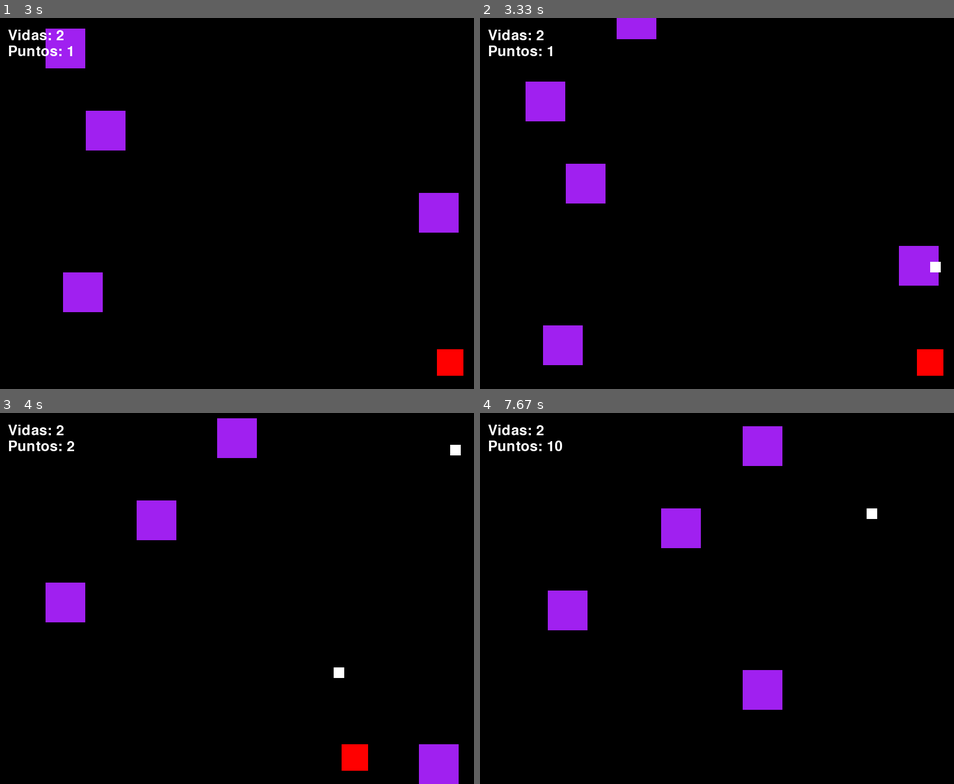
Above: before the commit, frames 1-4 (two rows, left to right).
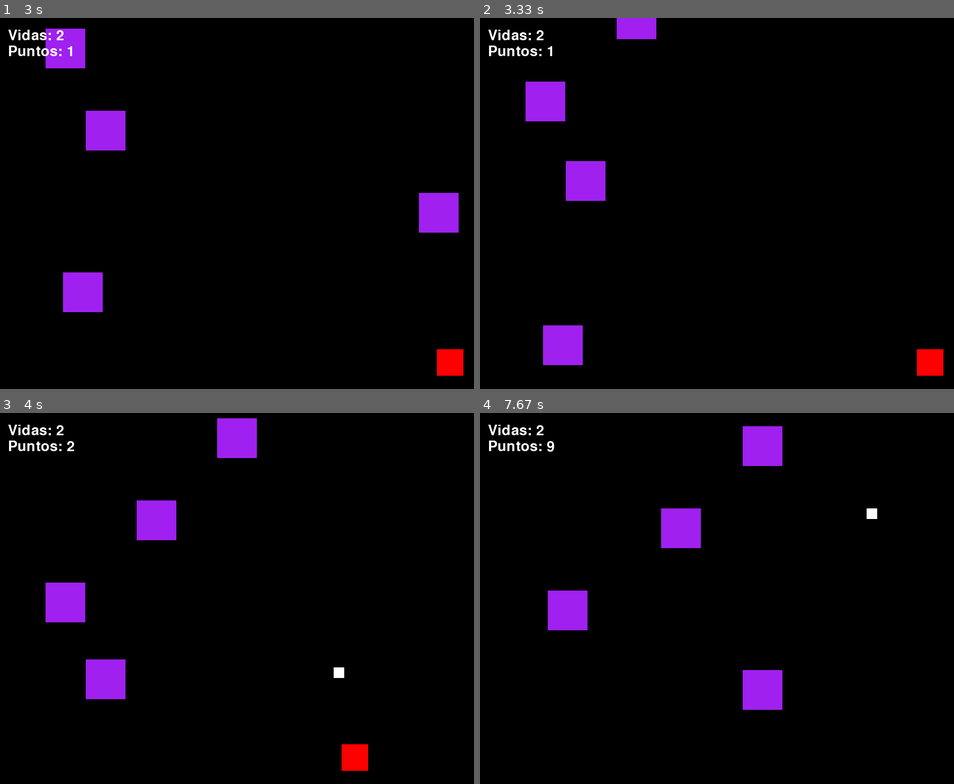
Above: after the commit, the same moments.

Repository: FRANCISCODANIEL03/Proyectos-PYTHON
Game: pygame game, started from JUEGO/pygame1.py
The game is run twice, just before and just after one commit, with the same random seed, the same clock (stepped at 60 frames per second) and the same inputs.
Inputs:
- Up to frame 1 (3 s): hold D 0.33-0.8 s; hold D 0.83-1.3 s; hold A 1.33-1.87 s; hold A 1.9-2.3 s; hold D 2.33-2.97 s
- Up to frame 2 (3.33 s): tap Space at 3 s
- Up to frame 3 (4 s): hold A 3.33-3.8 s; tap Space at 3.4, 3.7, 3.9 s; hold D from 3.83 s (still down)
- Up to frame 4 (7.67 s): tap Space at 4.2, 4.4, 4.7, 4.9, 5.2, 5.47, 5.77, 5.9, 6.2, 6.57, 6.87, 7.07, 7.37, 7.57 s; release D at 4.3 s; hold D 4.33-4.8 s; hold A 4.83-5.37 s; hold A 5.4-5.8 s; hold D 5.83-6.47 s; hold A 6.5-6.97 s; hold D 7-7.47 s; hold D from 7.5 s (still down)

Frame 1 is identical in both runs. In frame 2, 1.0% of the frame differs, in the area x 18-98%, y 38-73%; in frame 3, 1.9%, in the area x 18-98%, y 8-100%; in frame 4, less than 0.1%.

Commit message:
remove enemies by hitting with bullets

Diff:
--- a/JUEGO/pygame1.py
+++ b/JUEGO/pygame1.py
@@ -83,9 +83,15 @@
         if pygame.Rect.colliderect(cubo.rect, enemigo.rect):
             vida -= 1
             enemigos.remove(enemigo)
+
         if enemigo.y + enemigo.alto > ALTO:
             puntos += 1
             enemigos.remove(enemigo)
+
+        for bala in balas:
+            if pygame.Rect.colliderect(bala.rect, enemigo.rect):
+                enemigos.remove(enemigo)
+                balas.remove(bala)
 
     for bala in balas:
         bala.dibujar(VENTANA)
